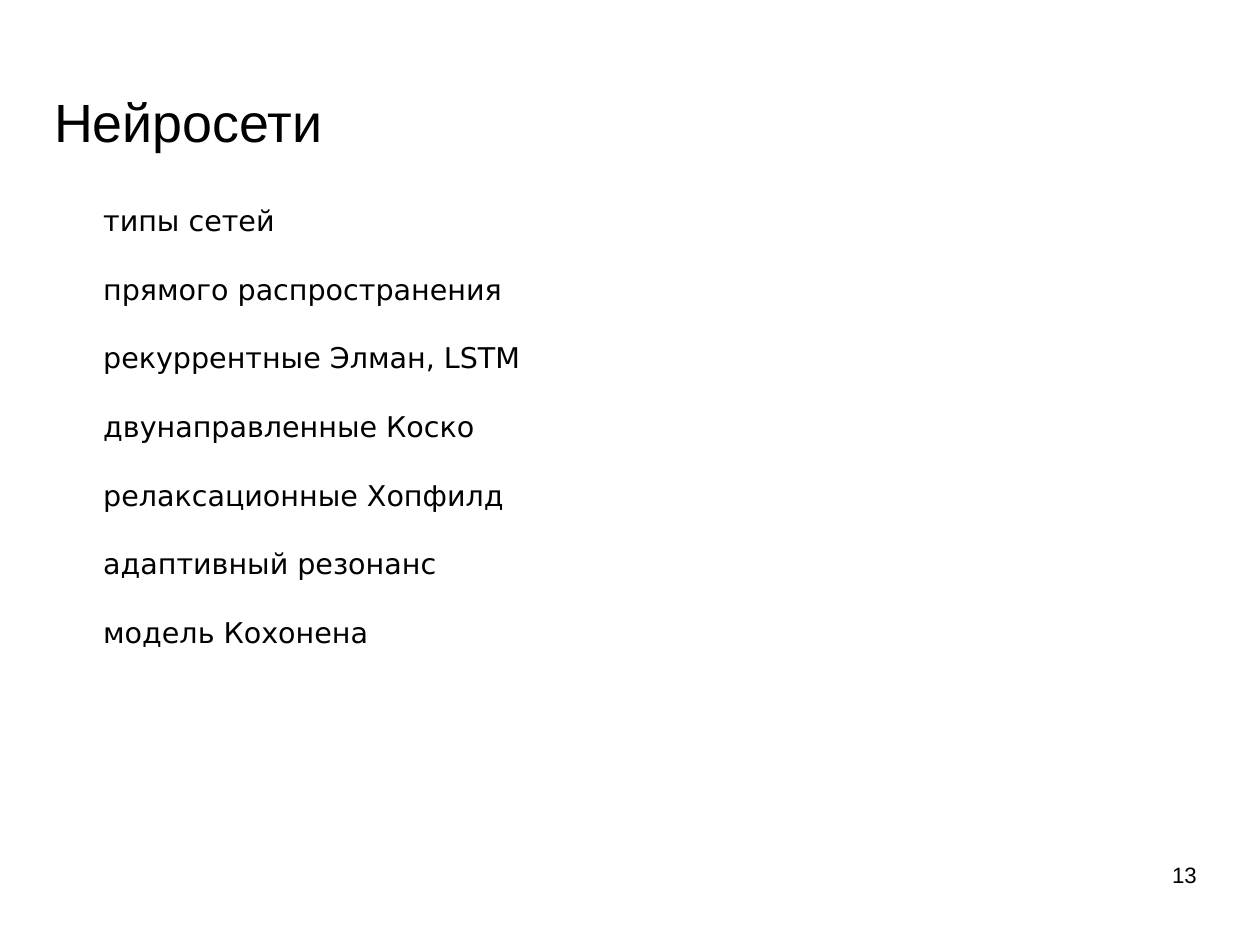
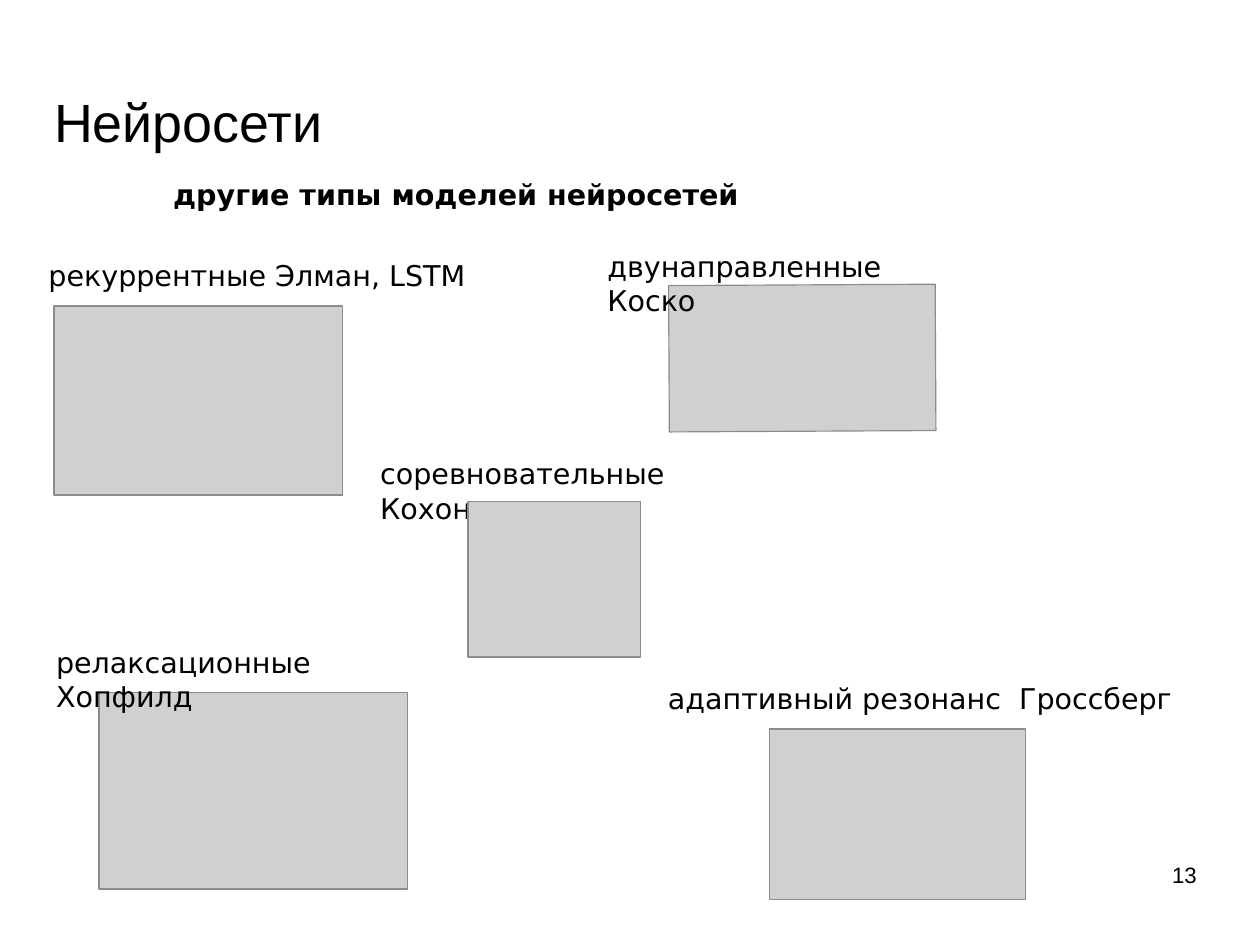
Before and after one commit to mechanoid5/ml_lectorium_legacy, a slide deck: slide 13 of 10-ann.odp. Drawn at 1260x945 pixels with LibreOffice and Linux fonts; fonts in the diff are those of the drawing; grey boxes stand for pictures; background and template pictures are left out. Boxes give left, top, right and bottom in pixels: in the first picture for what was removed or moved away, otherwise in the second. Text is boxed around its words. In the diff, an @@ line names an element or a change of style, - is before the commit and + after.

```diff
--- a/10-ann.odp
+++ b/10-ann.odp
@@ text removed at [103, 209, 520, 647] @@
-типы сетей
-прямого распространения
-рекуррентные Элман, LSTM
-двунаправленные Коско
-релаксационные Хопфилд
-адаптивный резонанс
-модель Кохонена
@@ text added at [173, 183, 738, 211], 18 pt, text #000000, bold @@
+другие типы моделей нейросетей
@@ text added at [48, 264, 465, 292], 18 pt, text #000000 @@
+рекуррентные Элман, LSTM
@@ text added at [607, 261, 881, 317], 18 pt, text #000000 @@
+двунаправленные Коско
@@ picture added at [669, 285, 936, 432] @@
@@ picture added at [54, 306, 343, 495] @@
@@ text added at [380, 468, 664, 524], 18 pt, text #000000 @@
+соревновательные Кохонен
@@ picture added at [468, 501, 640, 656] @@
@@ text added at [56, 657, 311, 713], 18 pt, text #000000 @@
+релаксационные Хопфилд
@@ text added at [668, 687, 1172, 715], 18 pt, text #000000 @@
+адаптивный резонанс Гроссберг
@@ picture added at [99, 693, 408, 890] @@
@@ picture added at [769, 729, 1026, 900] @@
```
Also in this commit, not shown: 6 other slides changed, 4 slides added, 3 slides removed.
